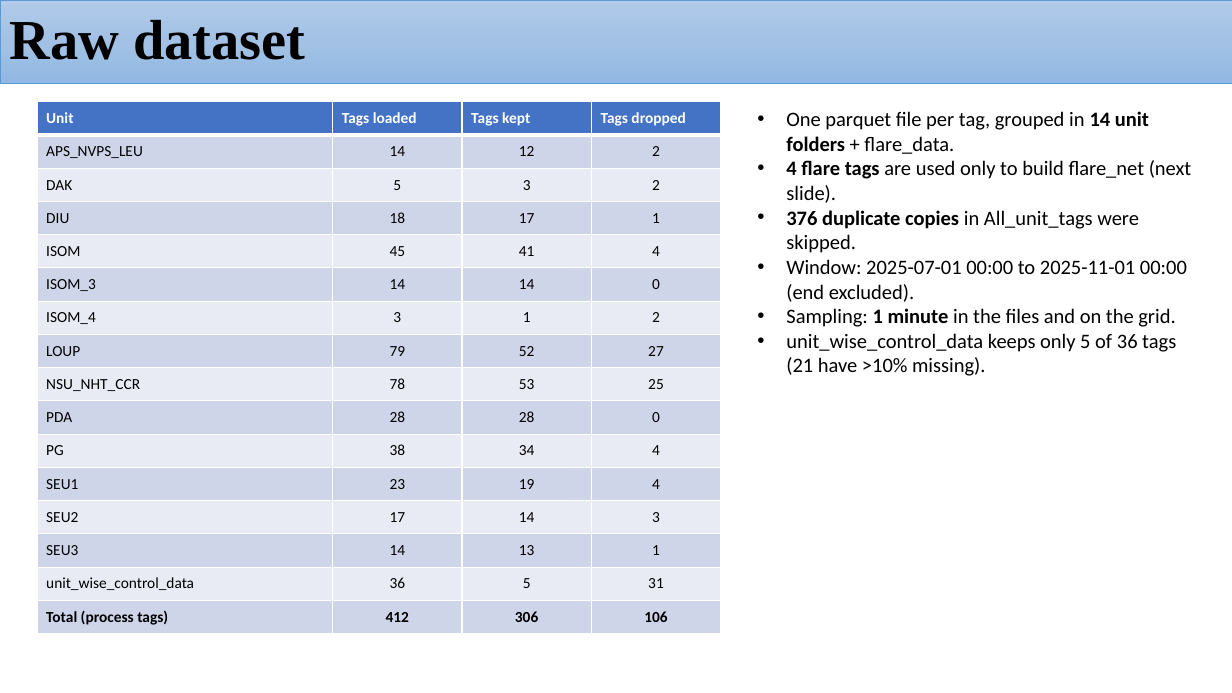
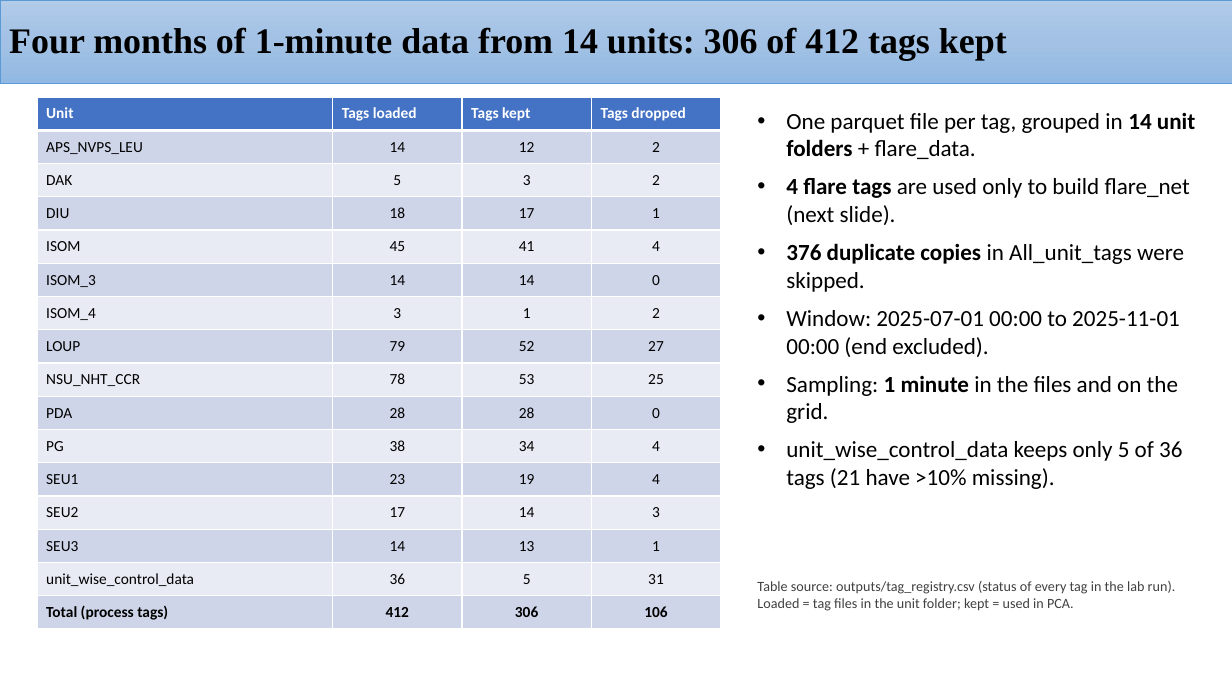
Before and after one commit to H-N-Chavda/Root-Cause-Detection, a slide deck: slide 4 of presentations/week10/HPCL Project_05112026_flare_RCA.pptx. Drawn at 1232x693 pixels with LibreOffice and Linux fonts; fonts in the diff are those of the drawing. Boxes give left, top, right and bottom in pixels: in the first picture for what was removed or moved away, otherwise in the second. Text is boxed around its words. In the diff, an @@ line names an element or a change of style, - is before the commit and + after.

```diff
--- a/presentations/week10/HPCL Project_05112026_flare_RCA.pptx
+++ b/presentations/week10/HPCL Project_05112026_flare_RCA.pptx
@@ title at [9,27,1007,60]: text changed; size 44 to 28 pt @@
-Raw dataset
+Four months of 1-minute data from 14 units: 306 of 412 tags kept
@@ table: place and size @@
-table at [37,102,721,634]
+table at [37,97,721,629]
@@ text "One parquet file per tag, ..." at [786,113,1195,489]: size 16 to 18 pt; more space between paragraphs @@
@@ text added at [757,581,1176,611], 11 pt, text #404040 @@
+Table source: outputs/tag_registry.csv (status of every tag in the lab run). Loaded = tag files in the unit folder; kept = used in PCA.
```
Also in this commit, not shown: 20 other slides changed, 2 slides added, 1 slide removed, 3 other files.
